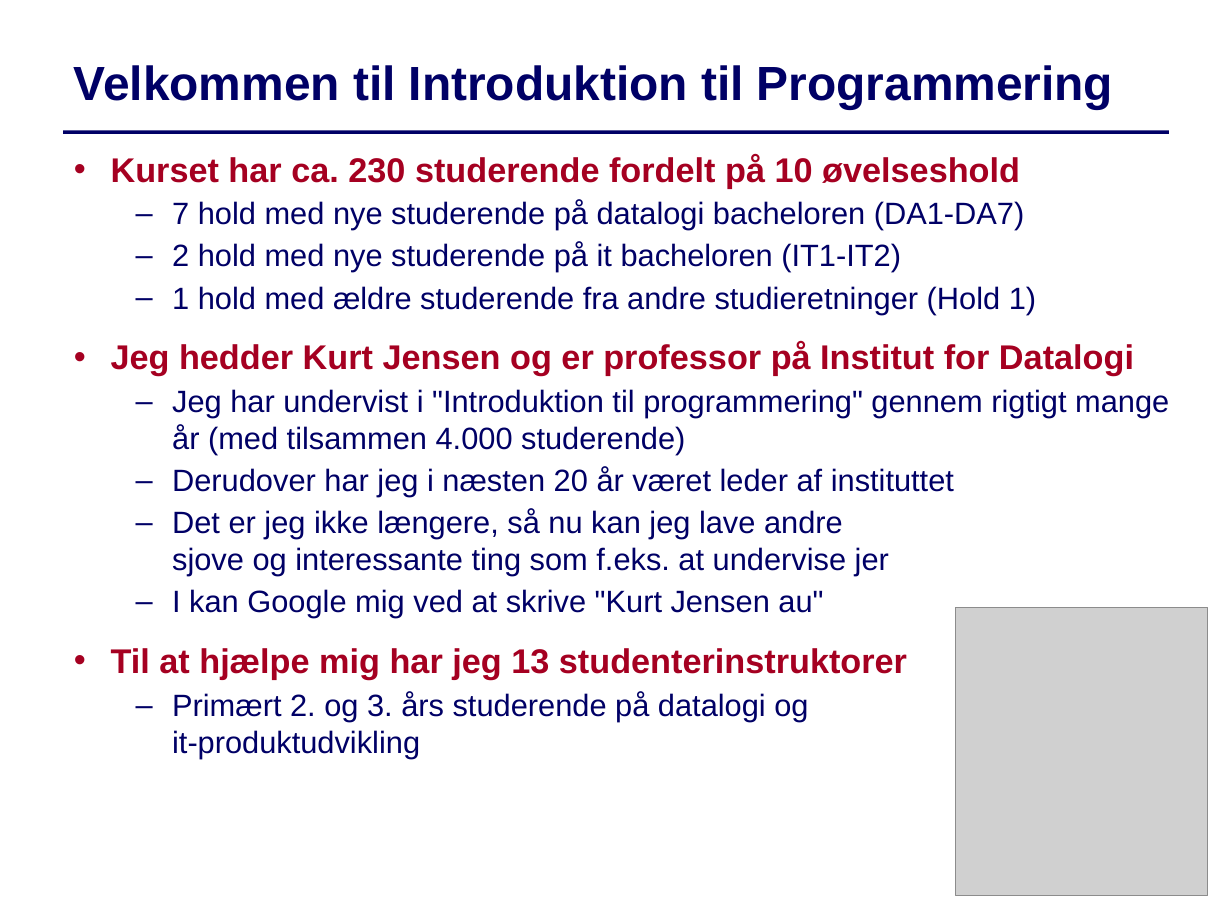
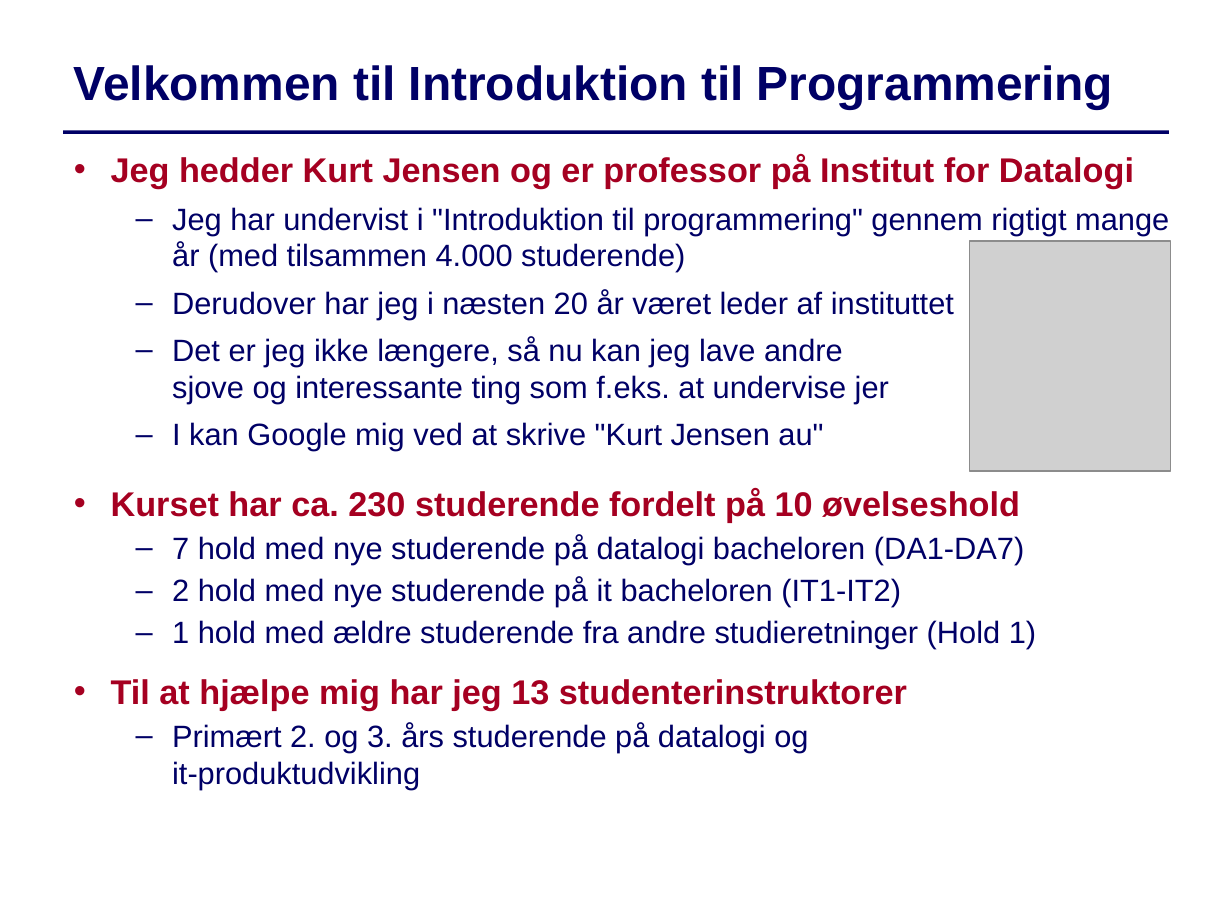
Before and after one commit to IntProgAU/Materiale, a slide deck: slide 1 of web/e22/uge_1a/Slides-Uge1-Mandag.pptx. Drawn at 1232x924 pixels with LibreOffice and Linux fonts; fonts in the diff are those of the drawing; grey boxes stand for pictures. Boxes give left, top, right and bottom in pixels: in the first picture for what was removed or moved away, otherwise in the second. Text is boxed around its words. In the diff, an @@ line names an element or a change of style, - is before the commit and + after.

```diff
--- a/web/e22/uge_1a/Slides-Uge1-Mandag.pptx
+++ b/web/e22/uge_1a/Slides-Uge1-Mandag.pptx
@@ text at <box>111,154,1036,314</box>: paragraphs removed @@
-  • Kurset har ca. 230 studerende fordelt på 10 øvelseshold
-  – 7 hold med nye studerende på datalogi bacheloren (DA1-DA7)
-  – 2 hold med nye studerende på it bacheloren (IT1-IT2)
-  – 1 hold med ældre studerende fra andre studieretninger (Hold 1)
@@ text at <box>172,207,1169,451</box>: more space between paragraphs @@
@@ picture: place and size @@
-picture at <box>956,607,1209,896</box>
+picture at <box>970,241,1170,472</box>
@@ text at <box>111,489,1036,649</box>: paragraphs added @@
+  • Kurset har ca. 230 studerende fordelt på 10 øvelseshold
+  – 7 hold med nye studerende på datalogi bacheloren (DA1-DA7)
+  – 2 hold med nye studerende på it bacheloren (IT1-IT2)
+  – 1 hold med ældre studerende fra andre studieretninger (Hold 1)
```
Also in this commit, not shown: 1 other slide changed, 3 other files.
